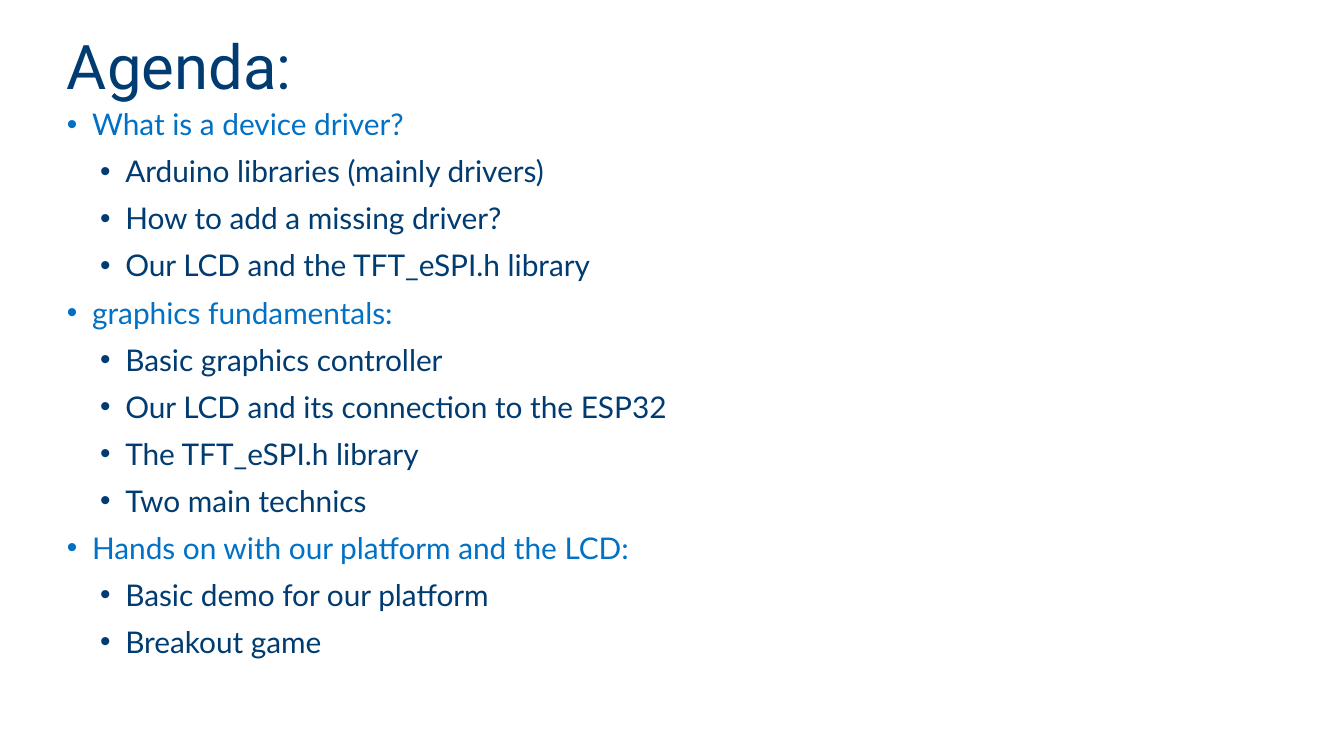
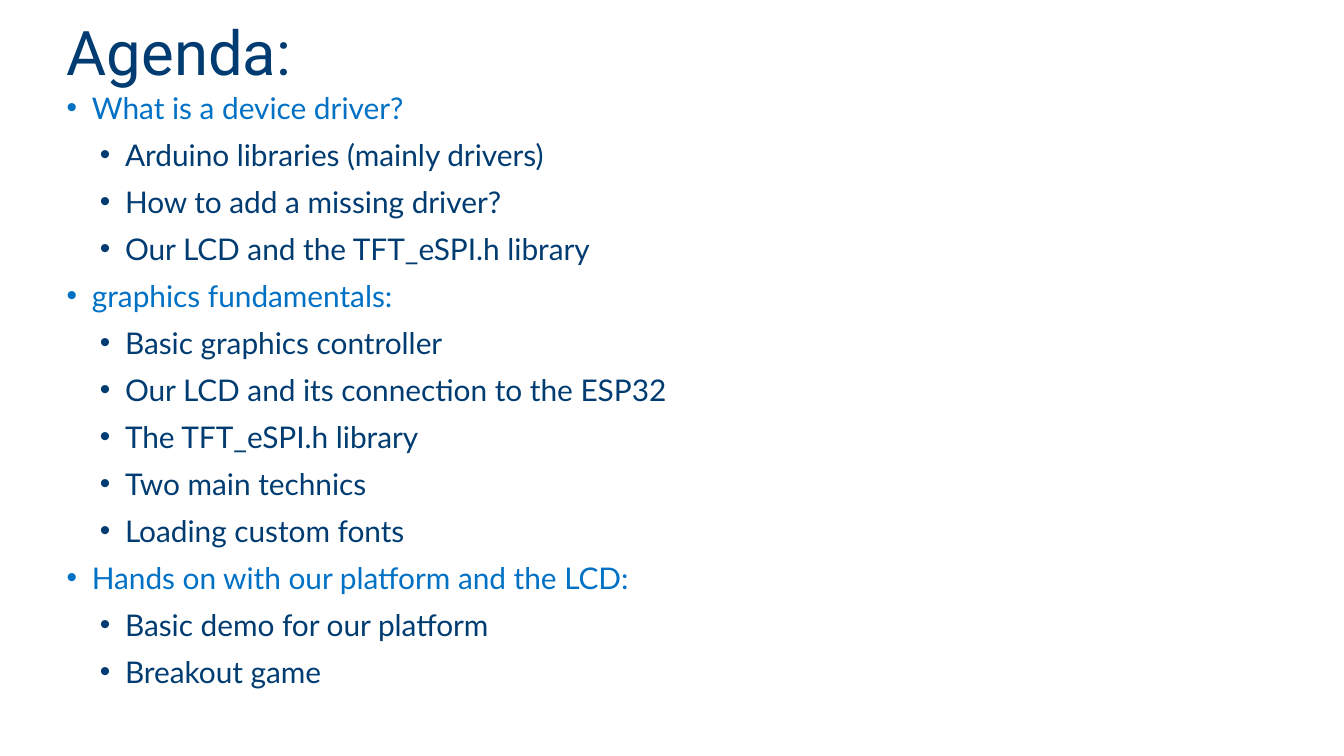
Before and after one commit to giltal/Makers-course-2024, a slide deck: slide 3 of Collaterals/IntelMakersCourse - DriversAndLCD.pptx. Drawn at 1344x756 pixels with LibreOffice and Linux fonts; fonts in the diff are those of the drawing; background and template pictures are left out. Boxes give left, top, right and bottom in pixels: in the first picture for what was removed or moved away, otherwise in the second. Text is boxed around its words. In the diff, an @@ line names an element or a change of style, - is before the commit and + after.

```diff
--- a/Collaterals/IntelMakersCourse - DriversAndLCD.pptx
+++ b/Collaterals/IntelMakersCourse - DriversAndLCD.pptx
@@ title "Agenda:": place and size @@
-title "Agenda:" at [67,42,291,102]
+title "Agenda:" at [67,28,291,88]
@@ text "What is a device driver?": place and size @@
-text "What is a device driver?" at [92,113,667,659]
+text "What is a device driver?" at [92,97,667,689]
@@ text at [125,520,405,548]: paragraph added @@
+  • Loading custom fonts
```
Also in this commit, not shown: 2 slides added, 2 other files.
